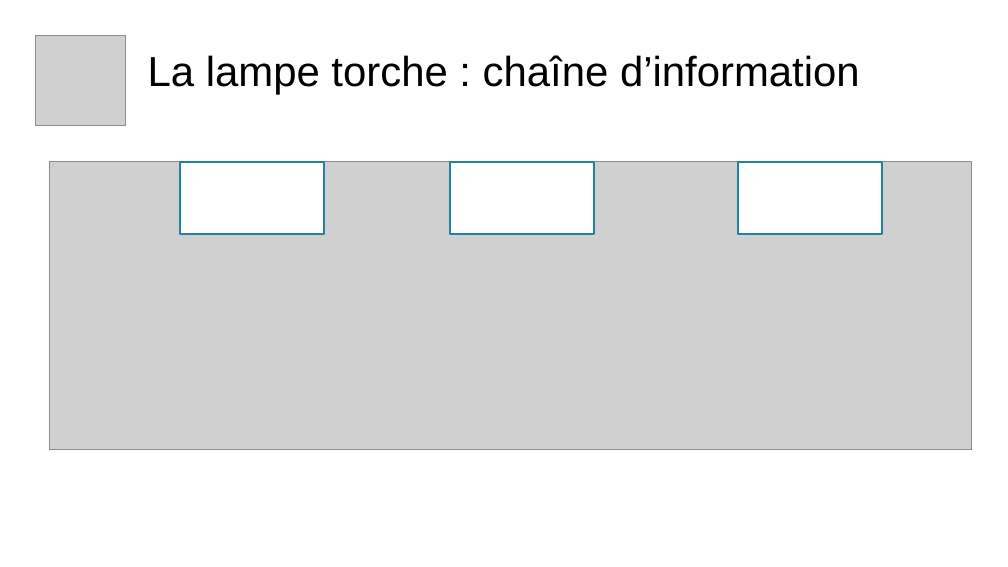
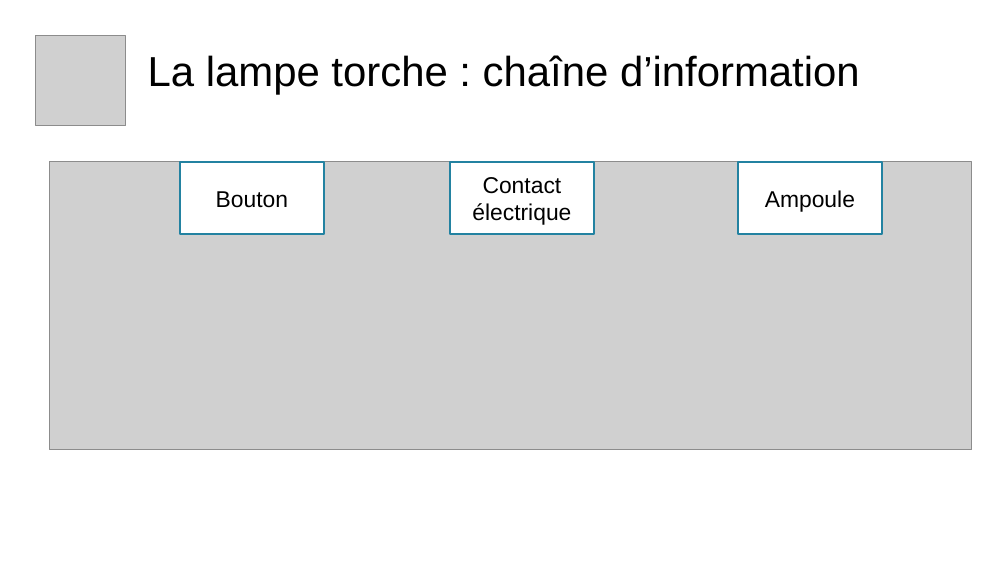
Before and after one commit to Merliin42/Cours-Techno, a slide deck: slide 4 of Introduction/Correction Activité.odp. Drawn at 1008x567 pixels with LibreOffice and Linux fonts; fonts in the diff are those of the drawing; grey boxes stand for pictures; background and template pictures are left out. Boxes give left, top, right and bottom in pixels: in the first picture for what was removed or moved away, otherwise in the second. Text is boxed around its words. In the diff, an @@ line names an element or a change of style, - is before the commit and + after.

```diff
--- a/Introduction/Correction Activité.odp
+++ b/Introduction/Correction Activité.odp
@@ text in rectangle at (472,177,571,225): text added @@
+Contact
+électrique
@@ text in rectangle at (216,191,288,208): text added @@
+Bouton
@@ text in rectangle at (765,190,855,212): text added @@
+Ampoule
```
Also in this commit, not shown: 19 other slides changed, 4 other files.
